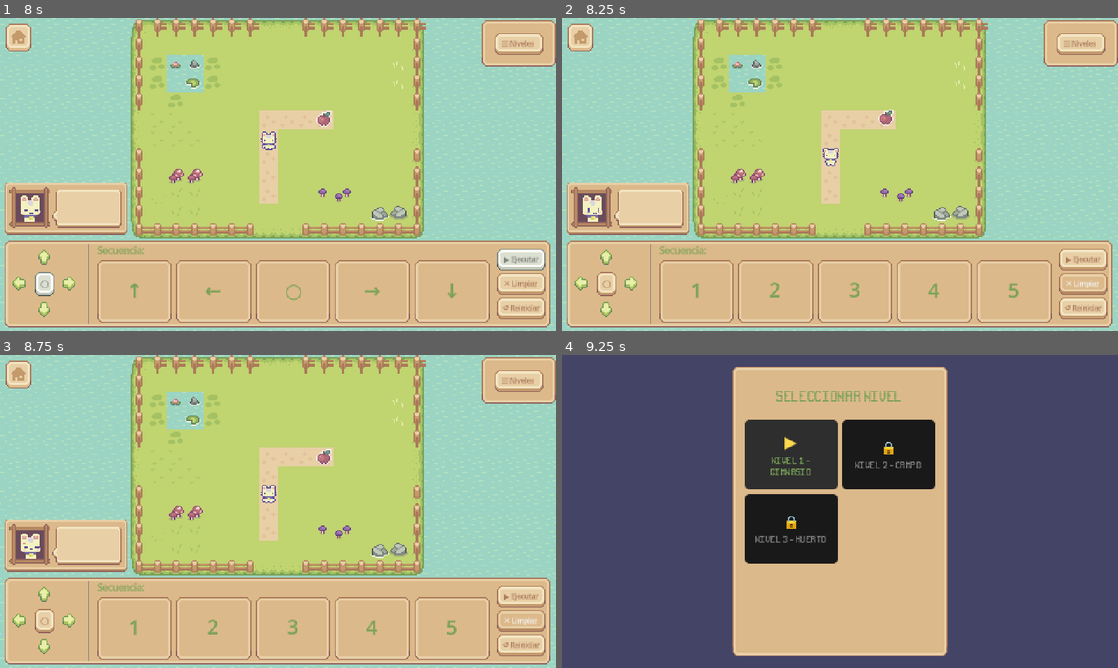
Above: before the commit, frames 1-4 (two rows, left to right).
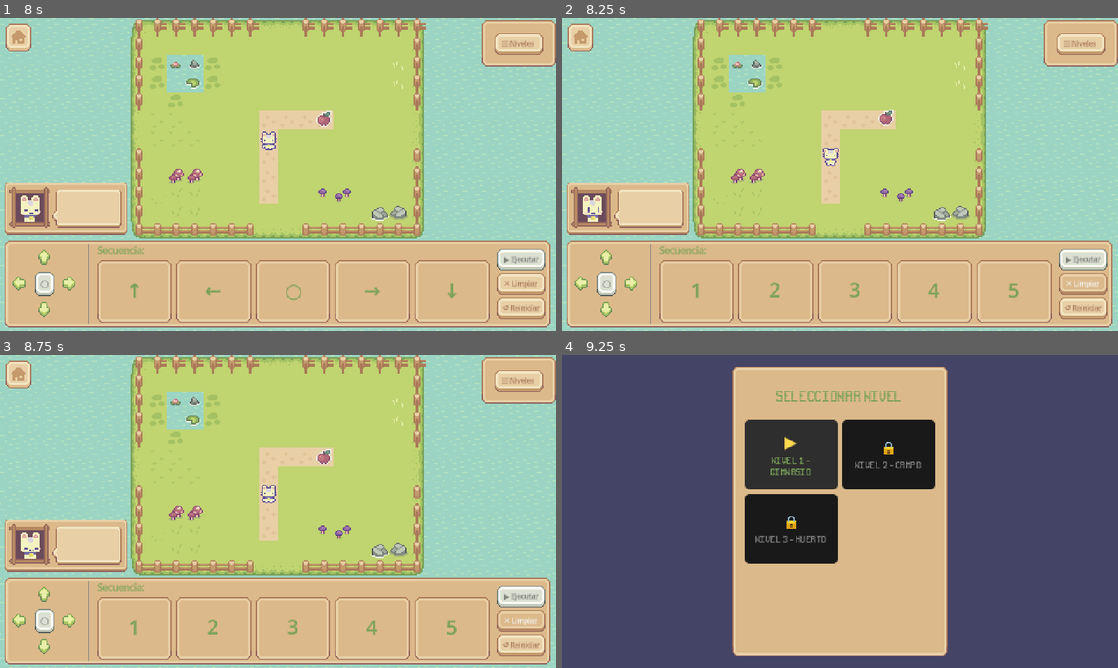
Above: after the commit, the same moments.

Repository: iarabaya/proyecto-integrador-v1
Game: Godot game, scene res://scenes/main_menu/main_menu.tscn
Same seed, same stepped clock (60 frames per second), same inputs: the game is played once before the commit and once after it.
Inputs (mouse positions are in pixels of both pictures, inside the frame that each line leads up to):
- Up to frame 1 (8 s): click "▶ Jugar" at 0.5 s; click "↺ Reiniciar" at 1.25 s; click "↺ Reiniciar" at 2 s; click "↺ Reiniciar" at 2.75 s; click (44, 255) at 3.5 s; click (16, 284) at 4.25 s; click "○" at 5 s; click (66, 284) at 5.75 s; click (44, 309) at 6.5 s; click "▶ Ejecutar" at 7.25 s
- Up to frame 2 (8.25 s): click "✕ Limpiar" at 8 s
- Up to frame 3 (8.75 s): no input
- Up to frame 4 (9.25 s): click "☰ Niveles" at 8.75 s

Frame 1 is identical in both runs. In frame 2, 0.9% of the frame differs, in the area x 3-99%, y 57-89%; in frame 3, 0.9%, in the area x 3-99%, y 56-89%; in frame 4, nothing differs.

Commit message:
feat: reacting to pickups

Diff:
--- a/assets/resources/emotes.tres
+++ b/assets/resources/emotes.tres
@@ -799,7 +799,7 @@
 "duration": 1.0,
 "texture": SubResource("AtlasTexture_t2xmh")
 }],
-"loop": true,
+"loop": false,
 "name": &"heart",
 "speed": 5.0
 }, {
--- a/scenes/character_reaction/character_reaction.gd
+++ b/scenes/character_reaction/character_reaction.gd
@@ -4,13 +4,28 @@
 
 @onready var _emote: AnimatedSprite2D = $CharacterReaction
 
-# Call this to change the displayed emote
+var _flash_timer: SceneTreeTimer = null
+
+# Call this to change the displayed emote immediately
 func show_emote(emote_name: String) -> void:
+	_flash_timer = null
+	if _emote.sprite_frames.has_animation(emote_name):
+		_emote.play(emote_name)
+
+# Wait for the current animation to finish, then show the next one
+func show_emote_after_current(emote_name: String) -> void:
+	_flash_timer = null
+	if _emote.is_playing():
+		await _emote.animation_finished
 	if _emote.sprite_frames.has_animation(emote_name):
 		_emote.play(emote_name)
 
 # Brief flash of an emote, then return to a base emote
 func flash_emote(emote_name: String, duration: float = 1.0, return_to: String = "neutral") -> void:
-	show_emote(emote_name)
-	await get_tree().create_timer(duration).timeout
-	show_emote(return_to)
+	if _emote.sprite_frames.has_animation(emote_name):
+		_emote.play(emote_name)
+	var timer := get_tree().create_timer(duration)
+	_flash_timer = timer
+	await timer.timeout
+	if _flash_timer == timer:
+		show_emote(return_to)
--- a/scenes/character_reaction/character_reaction.tscn
+++ b/scenes/character_reaction/character_reaction.tscn
@@ -15,6 +15,4 @@
 [node name="CharacterReaction" type="AnimatedSprite2D" parent="." unique_id=1088237236]
 scale = Vector2(0.75, 0.75)
 sprite_frames = ExtResource("2_i51dj")
-animation = &"happy"
-frame = 22
-frame_progress = 1.0
+animation = &"heart"
--- a/scenes/game_level/game_level.gd
+++ b/scenes/game_level/game_level.gd
@@ -46,6 +46,7 @@
 	pickup_manager = PickupManager.new()
 	map_root.add_child(pickup_manager)
 	pickup_manager.setup(level_data["objects"], level_data["solid"])
+	pickup_manager.pickup_collected.connect(_on_pickup_collected)
 
 	player = PlayerScene.instantiate()
 	map_root.add_child(player)
@@ -73,7 +74,7 @@
 		_character_reaction.show_emote("boss")
 		_win_overlay.visible = true
 	else:
-		_character_reaction.show_emote("annoyed")
+		await _character_reaction.show_emote_after_current("annoyed")
 		_ui.lock(false)
 
 	_running = false
@@ -96,6 +97,9 @@
 func _on_menu_pressed() -> void:
 	get_tree().change_scene_to_file.call_deferred("res://scenes/main_menu/main_menu.tscn")
 
+func _on_pickup_collected() -> void:
+	_character_reaction.show_emote("heart")
+
 func _input(event: InputEvent) -> void:
 	if event.is_action_pressed("ui_cancel"):
 		get_tree().change_scene_to_file.call_deferred("res://scenes/level_select/level_select.tscn")
--- a/scripts/pickup_manager.gd
+++ b/scripts/pickup_manager.gd
@@ -6,6 +6,7 @@
 
 
 const FRAME_SIZE := 16
+signal pickup_collected
 
 # Maps object keys from gym.json to their spritesheet info
 const OBJECT_SHEETS: Dictionary = {
@@ -40,6 +41,7 @@
 	var data: Dictionary = pickups[key]
 	pickups.erase(key)
 	collected += 1
+	pickup_collected.emit()
 	_play_collect(data["sprite"], data["tween"])
 
 
